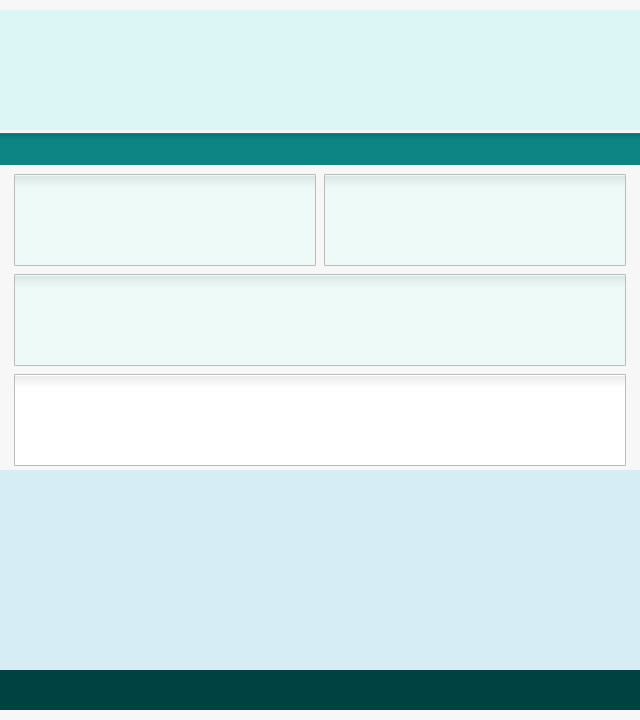
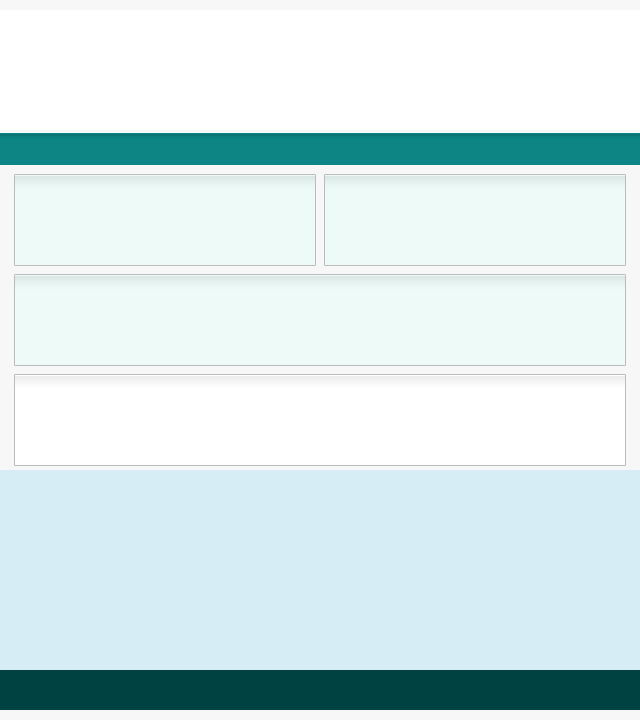
The second 640x720 image is a revision of the first. Changes to its layers:
painted on "header" over [0, 10, 640, 130]
